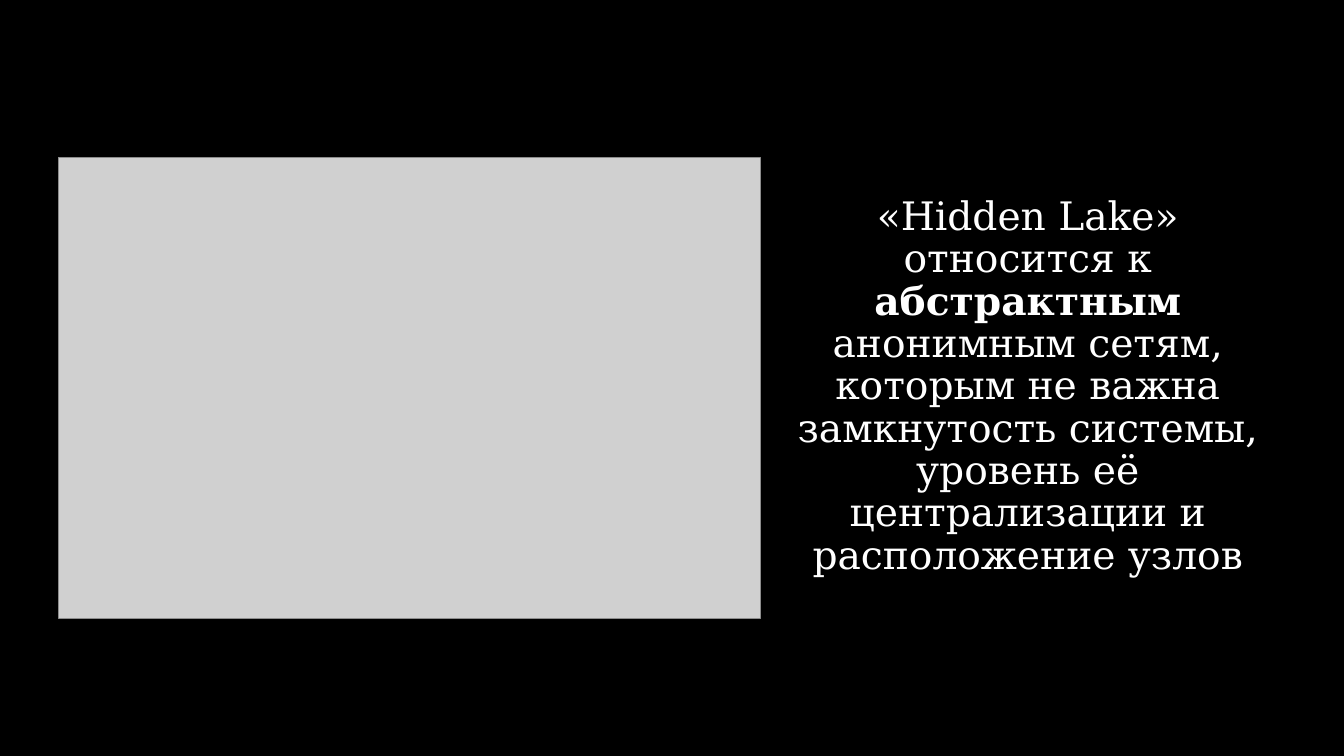
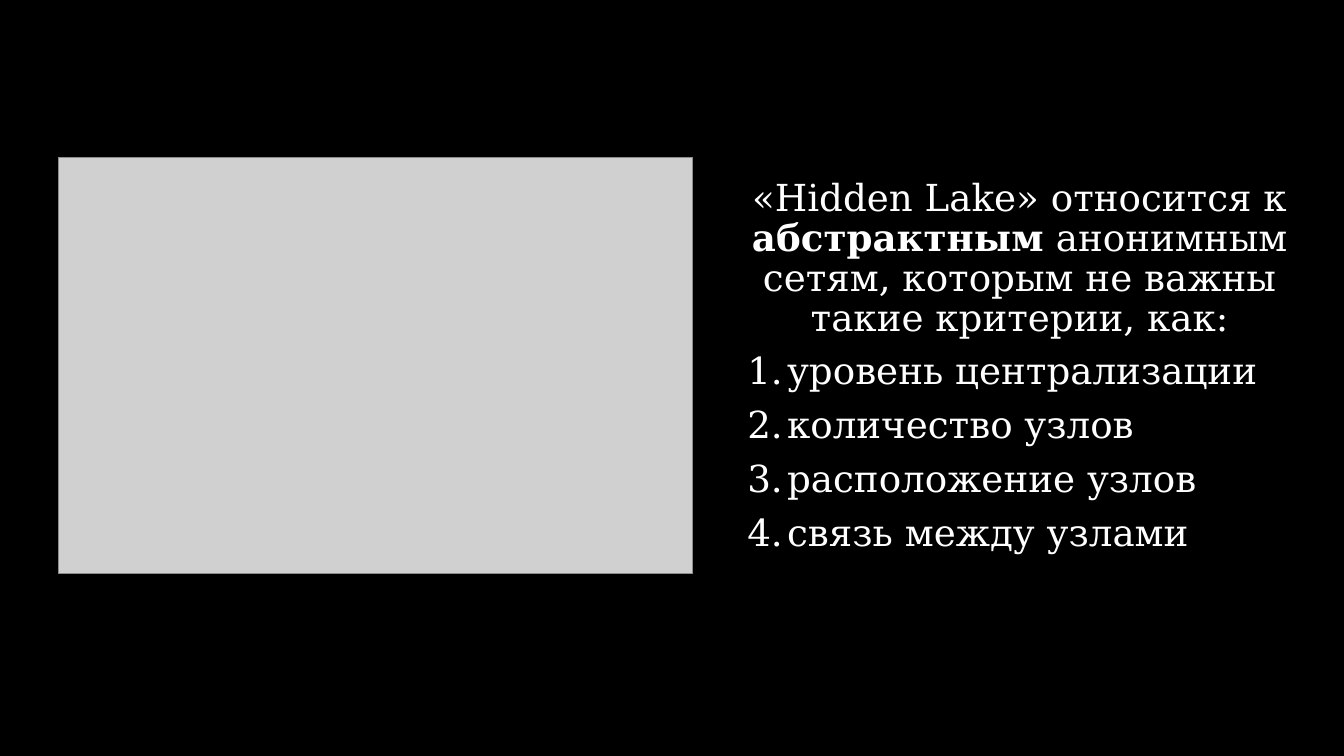
Before and after one commit to number571/go-peer, a slide deck: slide 8 of docs/hidden_lake_anonymous_network_view.pptx (slide 5 before the commit). Drawn at 1344x756 pixels with LibreOffice and Linux fonts; fonts in the diff are those of the drawing; grey boxes stand for pictures. Boxes give left, top, right and bottom in pixels: in the first picture for what was removed or moved away, otherwise in the second. Text is boxed around its words. In the diff, an @@ line names an element or a change of style, - is before the commit and + after.

```diff
--- a/docs/hidden_lake_anonymous_network_view.pptx
+++ b/docs/hidden_lake_anonymous_network_view.pptx
@@ picture: place and size @@
-picture at (58, 157, 760, 618)
+picture at (58, 157, 693, 574)
@@ text at (752, 182, 1287, 554): text changed; size 28 to 26.6 pt @@
-«Hidden Lake» относится к абстрактным анонимным сетям, которым не важна замкнутость системы, уровень её централизации и расположение узлов
+«Hidden Lake» относится к абстрактным анонимным сетям, которым не важны такие критерии, как:
+1. уровень централизации
+2. количество узлов
+3. расположение узлов
+4. связь между узлами
```
Also in this commit, not shown: 8 other slides changed, 6 slides added, 5 slides removed, 3 other files.
